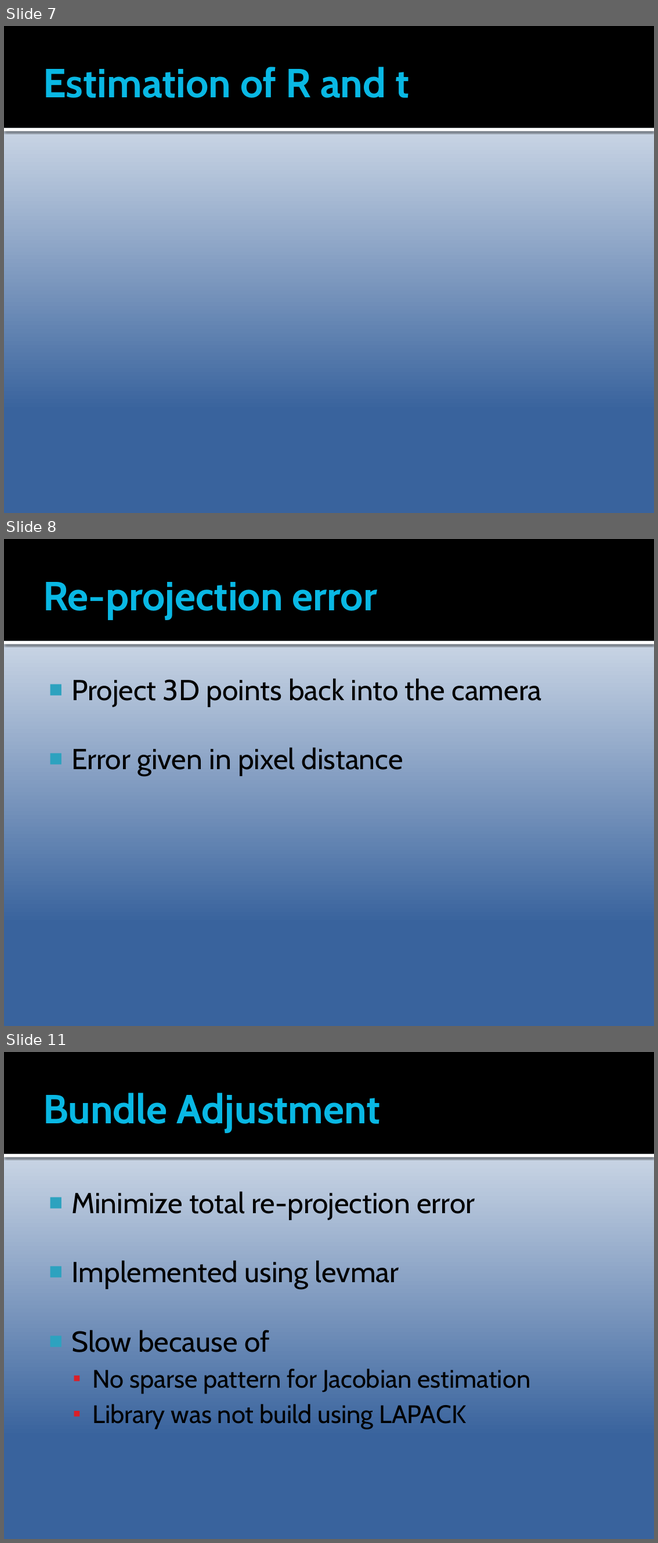
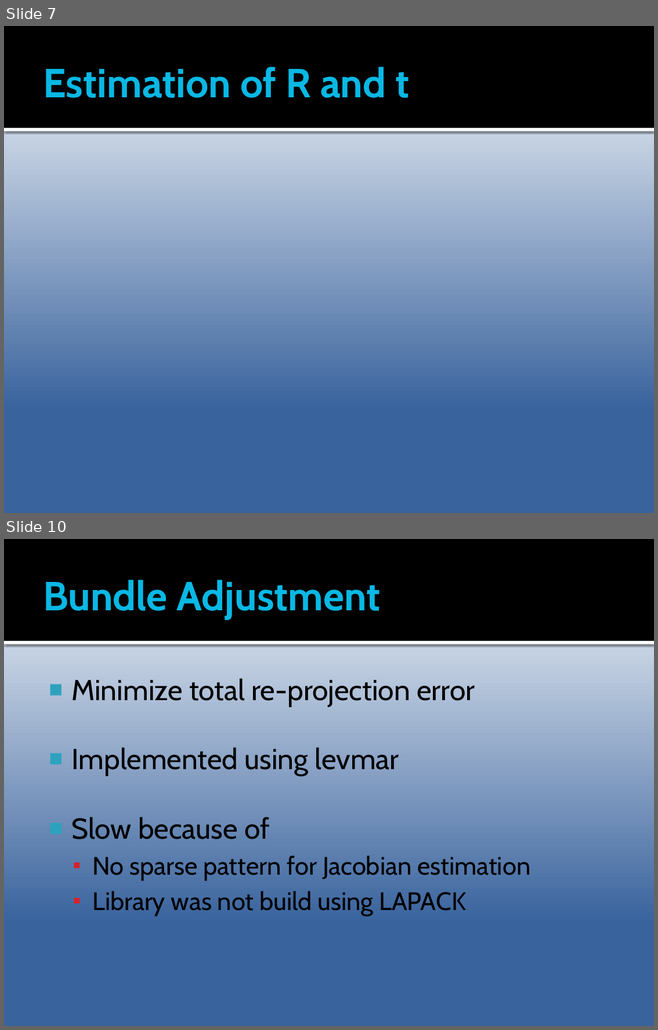
Before and after one commit to Epipolarna/Tracking, a slide deck: 3D Reconstruction/Documentation/TSBB15prez.pptx. Shown one above the other, each under a label of ours: slides 7, 8 and 11 before the commit, slides 7 and 10 after it; the slides between them are not shown. The pictures are 658x1543 and 658x1030 pixels, drawn with LibreOffice and Linux fonts; fonts in the diff are those of the drawing. Boxes give left, top, right and bottom in pixels: in the first picture for what was removed or moved away, otherwise in the second. Text is boxed around its words. In the diff, an @@ line names an element or a change of style, - is before the commit and + after.

```diff
--- a/3D Reconstruction/Documentation/TSBB15prez.pptx
+++ b/3D Reconstruction/Documentation/TSBB15prez.pptx
@@ slide 8 removed at (4, 539, 654, 1026), background gradient #FFFFFF to #39639D; not listed: 2 template elements that a slide beside it also shows @@
@@ title removed at (43, 582, 378, 620) @@
-Re-projection error
@@ text removed at (71, 678, 541, 776) @@
-■ Project 3D points back into the camera
-■ Error given in pixel distance
@@ what was slide 11 is now slide 10 @@
```
Also in this commit, not shown: 3 slides changed.
